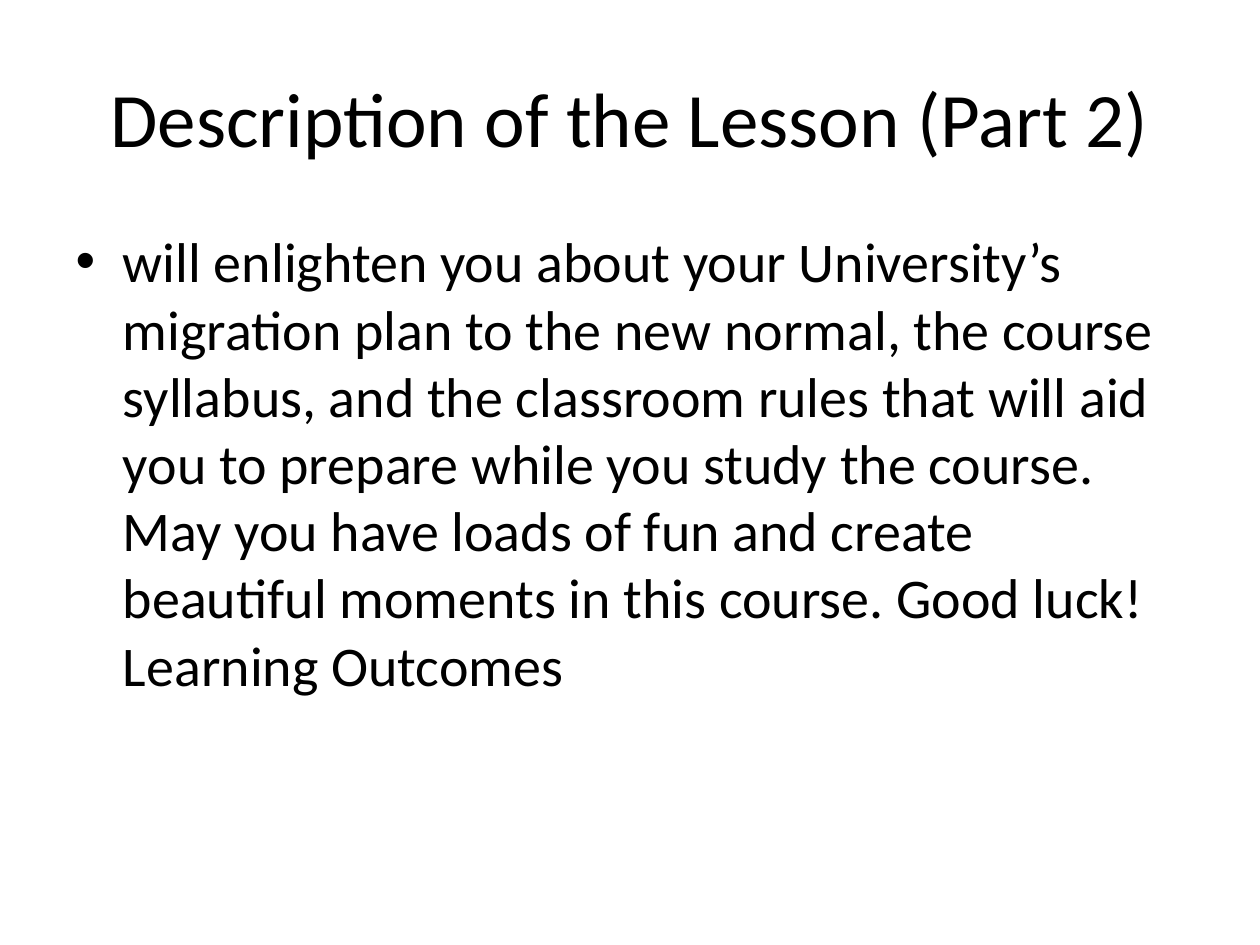
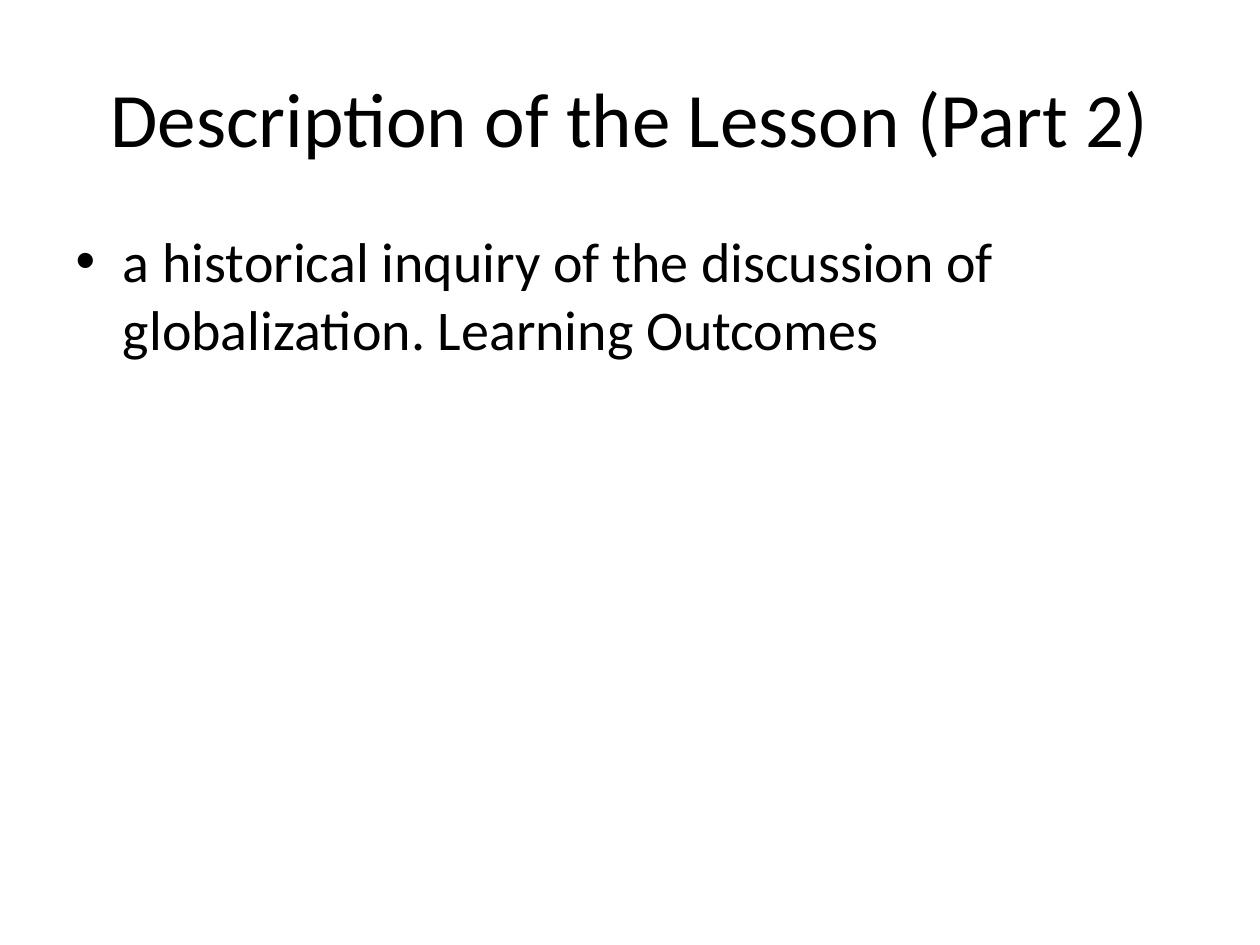
Before and after one commit to ReiJ0J0/PresentFlow_UI, a slide deck: slide 5 of generated/generated_presentation.pptx. Drawn at 1260x945 pixels with LibreOffice and Linux fonts; fonts in the diff are those of the drawing. Boxes give left, top, right and bottom in pixels: in the first picture for what was removed or moved away, otherwise in the second. Text is boxed around its words. In the diff, an @@ line names an element or a change of style, - is before the commit and + after.

```diff
--- a/generated/generated_presentation.pptx
+++ b/generated/generated_presentation.pptx
@@ text at bbox=[123, 243, 993, 360]: text changed @@
-• will enlighten you about your University’s migration plan to the new normal, the course syllabus, and the classroom rules that will aid you to prepare while you study the course. May you have loads of fun and create beautiful moments in this course. Good luck! Learning Outcomes
+• a historical inquiry of the discussion of globalization. Learning Outcomes
```
Also in this commit, not shown: 11 other slides changed, 39 slides added, 38 slides removed, 4 other files.
